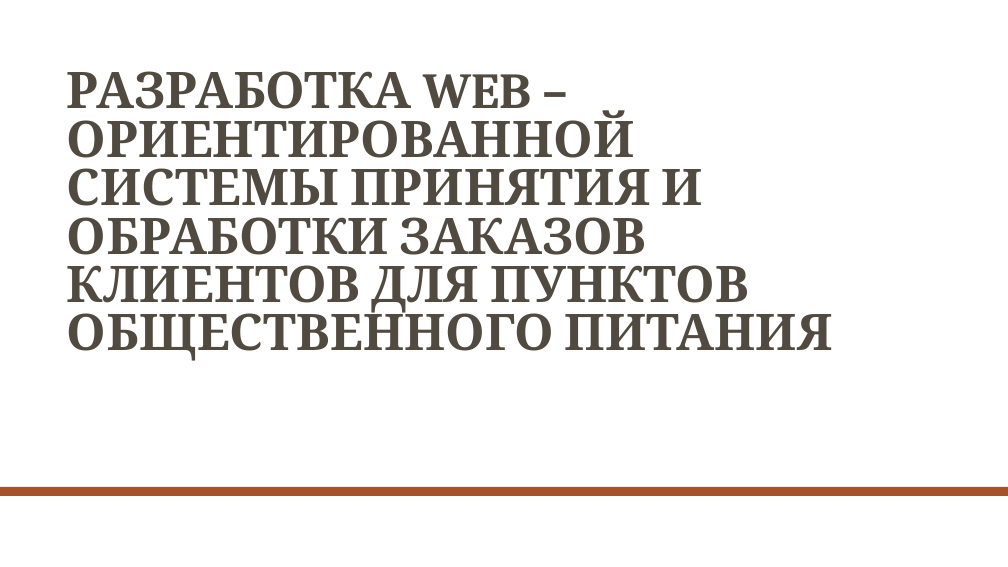
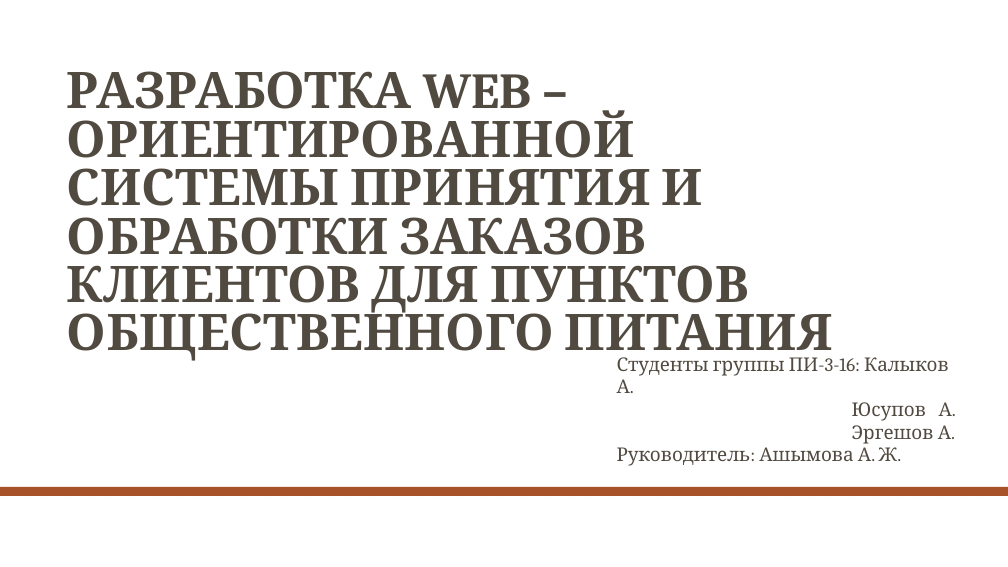
Before and after one commit to AnasKg/NewAdventure, a slide deck: slide 1 of conferens.pptx. Drawn at 1008x567 pixels with LibreOffice and Linux fonts; fonts in the diff are those of the drawing; background and template pictures are left out. Boxes give left, top, right and bottom in pixels: in the first picture for what was removed or moved away, otherwise in the second. Text is boxed around its words. In the diff, an @@ line names an element or a change of style, - is before the commit and + after.

Commit message:
Ruk

```diff
--- a/conferens.pptx
+++ b/conferens.pptx
@@ text added at (x1=617, y1=357, x2=952, y2=461), 18 pt, text #514A40 @@
+Студенты группы ПИ-3-16: Калыков А.
+Юсупов А.
+Эргешов А.
+Руководитель: Ашымова А. Ж.
```
